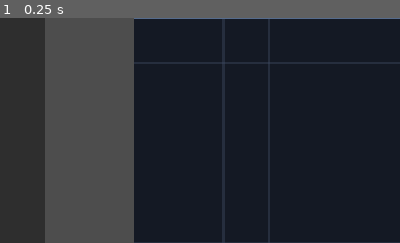
Above: before the commit, frame 1.
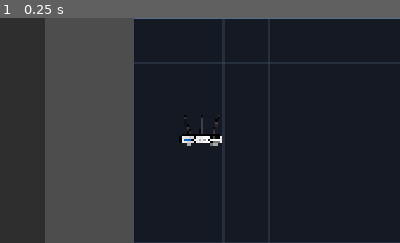
Above: after the commit, the same moment.

Repository: Chinkies/network_nightmare
Game: Godot game, scene res://scenes/Main.tscn
The game is run twice, just before and just after one commit, with the same random seed, the same clock (stepped at 60 frames per second) and the same inputs.
Inputs:
- Up to frame 1 (0.25 s): no input
The pictures show only the part of the screen within x 5-55%, y 20-70%; the shares and areas given below are measured in that part.

The runs differ from the first frame. In frame 1, 0.6% of the frame differs, in the area x 44-56%, y 43-57%.

Commit message:
Ajout et mise en place du transmitter

Diff:
--- /dev/null
+++ b/resources/devices/transmitter.tres
@@ -0,0 +1,70 @@
+[gd_resource type="Resource" script_class="NetworkTransmitterData" format=3 uid="uid://v1lqj4w5l7fq"]
+
+[ext_resource type="PackedScene" uid="uid://dfeqmbf30xv7x" path="res://scenes/view/NetworkDeviceView.tscn" id="1_5yvq2"]
+[ext_resource type="Script" uid="uid://cv0wqg0jc6gsq" path="res://scripts/model/resources/schedule_event.gd" id="2_8smos"]
+[ext_resource type="Script" uid="uid://ciugi3xckel2w" path="res://scripts/model/resources/network_packet_data.gd" id="2_o37q7"]
+[ext_resource type="Script" uid="uid://lg6drvsklor2" path="res://scripts/model/resources/network_transmitter_data.gd" id="3_8smos"]
+[ext_resource type="Texture2D" uid="uid://c2rvdhoyoyoxr" path="res://resources/images/Modem.png" id="4_vrydf"]
+
+[sub_resource type="Resource" id="Resource_tphi7"]
+script = ExtResource("2_o37q7")
+id = 0
+metadata/_custom_type_script = "uid://ciugi3xckel2w"
+
+[sub_resource type="Resource" id="Resource_1k43q"]
+script = ExtResource("2_8smos")
+packet = SubResource("Resource_tphi7")
+delay = 1.0
+metadata/_custom_type_script = "uid://cv0wqg0jc6gsq"
+
+[sub_resource type="Resource" id="Resource_ashem"]
+script = ExtResource("2_o37q7")
+metadata/_custom_type_script = "uid://ciugi3xckel2w"
+
+[sub_resource type="Resource" id="Resource_3b3rr"]
+script = ExtResource("2_8smos")
+packet = SubResource("Resource_ashem")
+delay = 0.2
+metadata/_custom_type_script = "uid://cv0wqg0jc6gsq"
+
+[sub_resource type="Resource" id="Resource_ekt54"]
+script = ExtResource("2_o37q7")
+id = 2
+metadata/_custom_type_script = "uid://ciugi3xckel2w"
+
+[sub_resource type="Resource" id="Resource_2xe1a"]
+script = ExtResource("2_8smos")
+packet = SubResource("Resource_ekt54")
+delay = 0.1
+metadata/_custom_type_script = "uid://cv0wqg0jc6gsq"
+
+[sub_resource type="Resource" id="Resource_sj81y"]
+script = ExtResource("2_o37q7")
+id = 3
+metadata/_custom_type_script = "uid://ciugi3xckel2w"
+
+[sub_resource type="Resource" id="Resource_4w1bc"]
+script = ExtResource("2_8smos")
+packet = SubResource("Resource_sj81y")
+delay = 0.3
+metadata/_custom_type_script = "uid://cv0wqg0jc6gsq"
+
+[sub_resource type="Resource" id="Resource_ildj5"]
+script = ExtResource("2_o37q7")
+id = 4
+metadata/_custom_type_script = "uid://ciugi3xckel2w"
+
+[sub_resource type="Resource" id="Resource_apbpj"]
+script = ExtResource("2_8smos")
+packet = SubResource("Resource_ildj5")
+delay = 3.0
+metadata/_custom_type_script = "uid://cv0wqg0jc6gsq"
+
+[resource]
+script = ExtResource("3_8smos")
+emission_schedule = Array[ExtResource("2_8smos")]([SubResource("Resource_1k43q"), SubResource("Resource_3b3rr"), SubResource("Resource_2xe1a"), SubResource("Resource_4w1bc"), SubResource("Resource_apbpj")])
+device_id_template = "transmitter"
+device_type = 2
+device_name = "Transmitter"
+texture = ExtResource("4_vrydf")
+device_scene = ExtResource("1_5yvq2")
--- a/scenes/Main.tscn
+++ b/scenes/Main.tscn
@@ -2,6 +2,7 @@
 
 [ext_resource type="Script" uid="uid://8rwb8mt8yiuu" path="res://scripts/main.gd" id="1_0bbpv"]
 [ext_resource type="Script" uid="uid://cto2cje5uq5ol" path="res://scripts/camera/pan_zoom_camera.gd" id="1_elqb8"]
+[ext_resource type="Resource" uid="uid://v1lqj4w5l7fq" path="res://resources/devices/transmitter.tres" id="2_nxtc6"]
 [ext_resource type="PackedScene" uid="uid://dacb2cdaf1703" path="res://scenes/ui/PuzzleUi.tscn" id="2_rvslj"]
 [ext_resource type="Script" uid="uid://bno3xw4nosg5i" path="res://scripts/simulation/network_simulation.gd" id="4_rarhs"]
 [ext_resource type="Script" uid="uid://b01ym5arm37sy" path="res://scripts/grid/grid_manager.gd" id="5_vcsgt"]
@@ -9,6 +10,8 @@
 
 [node name="Main" type="Node2D" unique_id=872985249]
 script = ExtResource("1_0bbpv")
+debug_transmitter_data = ExtResource("2_nxtc6")
+debug_transmitter_cell = Vector2i(1, 2)
 
 [node name="Camera2D" type="Camera2D" parent="." unique_id=107341410]
 limit_left = -1500
--- a/scripts/grid/grid_manager.gd
+++ b/scripts/grid/grid_manager.gd
@@ -122,6 +122,7 @@
 ## Exécute le drop du device
 func handle_drop(_at_position: Vector2, data: Variant) -> void:
 	if not can_handle_drop(_at_position, data):
+		print("help")
 		return
 
 	var device_data: NetworkDeviceData = data["device_data"]
@@ -158,3 +159,38 @@
 		push_warning("[GridManager] Attention, aucune NetworkSimulation assignée. La machine ne tournera pas !")
 
 	print("[GridManager] Appareil '%s' placé et enregistré avec succès." % unique_id)
+
+#fonction debug pour placer un device manuellement
+func debug_add_device(cell: Vector2, data: Variant) -> void:
+	var unique_id = "%s_%d_%s" % [data.device_id_template, cell.x, cell.y]
+	var logic_device = data.instantiate_device(unique_id)
+	logic_device.grid_position = cell
+
+	if not data.device_scene:
+		push_error("[GridManager] Impossible de placer : aucune device_scene définie dans la ressource !")
+		return
+
+	var view_node = data.device_scene.instantiate() as NetworkDeviceView
+	if not view_node:
+		push_error("[GridManager] La scène n'a pas le script NetworkDeviceView attaché !")
+		return
+	if not view_node:
+		push_error("[GridManager] La scène n'a pas le script NetworkDeviceView attaché !")
+		return
+
+	# On place le visuel au centre de la case
+	view_node.global_position = cell_to_world_center(cell)
+	add_child(view_node)
+
+	# 3. On lie la vue à la logique
+	view_node.setup(logic_device, data.texture, float(cell_size))
+
+	# 4. Enregistrements
+	set_cell_occupied(cell, view_node)
+
+	if simulation:
+		simulation.register_device(logic_device)
+	else:
+		push_warning("[GridManager] Attention, aucune NetworkSimulation assignée. La machine ne tournera pas !")
+
+	print("[GridManager] Appareil '%s' placé et enregistré avec succès." % unique_id)
--- a/scripts/main.gd
+++ b/scripts/main.gd
@@ -10,6 +10,10 @@
 @onready var puzzle_ui: PuzzleUiController = %PuzzleUi
 @onready var simulation: NetworkSimulation = %NetworkSimulation
 
+@export_category("Test & Debug - Mock Level Setup")
+## Ressource du transmitter de test à placer au lancement (pour le dev)
+@export var debug_transmitter_data: NetworkTransmitterData
+@export var debug_transmitter_cell: Vector2i = Vector2i(0, 2)
 
 # ====================
 # ===== METHODES =====
@@ -20,6 +24,9 @@
 
 	# Appel après le premier frame pour s'assurer que la taille du viewport est initialisée
 	call_deferred("_setup_camera_framing")
+
+	#MOCK pour le transmetter
+	call_deferred("_debug_spawn_transmitter")
 
 
 # --- Fonctions de gestion des signaux ---
@@ -53,3 +60,11 @@
 
 	# Marge de 2 cellules de chaque côté pour le décor
 	camera.frame_rect(center, size, 2.0, grid_manager.cell_size)
+
+func _debug_spawn_transmitter() -> void:
+	if not debug_transmitter_data:
+		return
+
+	grid_manager.debug_add_device(debug_transmitter_cell, debug_transmitter_data)
+
+	print("[Main] Transmitter de test instancié et enregistré en cellule %s" % debug_transmitter_cell)
--- /dev/null
+++ b/scripts/model/devices/network_transmitter.gd
@@ -0,0 +1,72 @@
+class_name NetworkTransmitter
+extends NetworkDevice
+
+#Liste des paquets à émettre et timer
+var emission_schedule: Array[ScheduleEvent] = []
+var schedule_index: int = 0
+var emission_timer: float = 0.0
+
+# ====================
+# ===== METHODES =====
+# ====================
+
+func _init(p_id: String, p_schedule: Array[ScheduleEvent], p_capacity: int = 5, p_rate:float = 2.0) -> void:
+	super(p_id, p_capacity, p_rate)
+	device_type = Type.TRANSMITTER
+	emission_schedule = p_schedule
+
+	port_types = {
+		0: PortType.STATIC_OUTPUT,
+		1: PortType.STATIC_OUTPUT,
+		2: PortType.STATIC_OUTPUT,
+		3: PortType.STATIC_OUTPUT
+	}
+	max_input_ports = 0
+	max_output_ports = 4
+
+## Surcharge de simulate pour gérer le calendrier d'émission de paquets
+func simulate(delta: float) -> void:
+	if is_broken:
+		return
+
+	if schedule_index < emission_schedule.size():
+		emission_timer += delta
+		var current_event = emission_schedule[schedule_index]
+
+		if current_event == null or current_event.packet == null:
+			push_error("[NetworkTransmitter] Event n°%s sans paquets !", schedule_index)
+			schedule_index += 1
+			return
+
+		if emission_timer >= current_event.delay:
+			_try_emit_scheduled_packet(current_event.packet)
+
+
+## Tente d'injecter le paquet programmé dans un câble de sortie disponible
+func _try_emit_scheduled_packet(packet_data: NetworkPacketData) -> void:
+	var target_wire: NetworkWire = null
+	for port in output_wires.keys():
+		target_wire = output_wires[port]
+		if target_wire != null:
+			break
+
+	#TODO Changer à return quand les wires sont prêt
+	if target_wire == null:
+		var test: Array[Vector2] = []
+		test.append(Vector2(5,2))
+		target_wire = NetworkWire.new(null,0,null,0, test)
+	#	return
+
+	var new_packet = NetworkPacket.new(
+		packet_data.id,
+		packet_data.target_number,
+		packet_data.color,
+		packet_data.shape,
+		packet_data.ttl
+		)
+
+	if target_wire.push_packet(new_packet):
+		schedule_index += 1
+		emission_timer = 0.0
+		packet_processed.emit(new_packet)
+		print("[Transmitter] Paquet émis (Couleur: %s, Numéro: %d)" % [packet_data.color, packet_data.id])
--- a/scripts/model/network_device.gd
+++ b/scripts/model/network_device.gd
@@ -10,8 +10,8 @@
 ## Types de machines pour JSON, UI et Factory
 enum Type {
 	GENERIC,
-	EMITTER,
 	RECEIVER,
+	TRANSMITTER,
 	SWITCH
 }
 
--- /dev/null
+++ b/scripts/model/resources/network_packet_data.gd
@@ -0,0 +1,9 @@
+class_name NetworkPacketData
+extends Resource
+
+@export_category("Paramètres du paquet")
+@export var id: int = 1
+@export var color: NetworkPacket.PacketColor = NetworkPacket.PacketColor.BLUE
+@export var shape: NetworkPacket.PacketShape = NetworkPacket.PacketShape.CIRCLE
+@export var target_number: int = 1
+@export var ttl: float = -1.0
--- /dev/null
+++ b/scripts/model/resources/network_transmitter_data.gd
@@ -0,0 +1,16 @@
+class_name NetworkTransmitterData
+extends NetworkDeviceData
+
+@export_category("Paramètres spécifiques aux Transmitter")
+@export var emission_schedule: Array[ScheduleEvent] = []
+
+func _init() -> void:
+	device_type = NetworkDevice.Type.TRANSMITTER
+
+## Surcharge de la FACTORY
+func instantiate_device(unique_id: String) -> NetworkDevice:
+
+	var device = NetworkTransmitter.new(
+		unique_id, emission_schedule, default_buffer_capacity, default_processing_rate
+	)
+	return device
--- /dev/null
+++ b/scripts/model/resources/schedule_event.gd
@@ -0,0 +1,9 @@
+class_name ScheduleEvent
+extends Resource #sinon pas de putain d'export
+
+@export var packet: NetworkPacketData
+@export var delay: float
+
+func _init(_packet: NetworkPacketData = null, _delay: float = 1.0) -> void:
+	packet = _packet
+	delay = _delay
Binary file added: resources/images/Modem.png
Not shown, added: resources/images/Modem.png.import
Not shown, added: scripts/model/devices/network_transmitter.gd.uid
Not shown, added: scripts/model/resources/network_packet_data.gd.uid
Not shown, added: scripts/model/resources/network_transmitter_data.gd.uid
Not shown, added: scripts/model/resources/schedule_event.gd.uid
